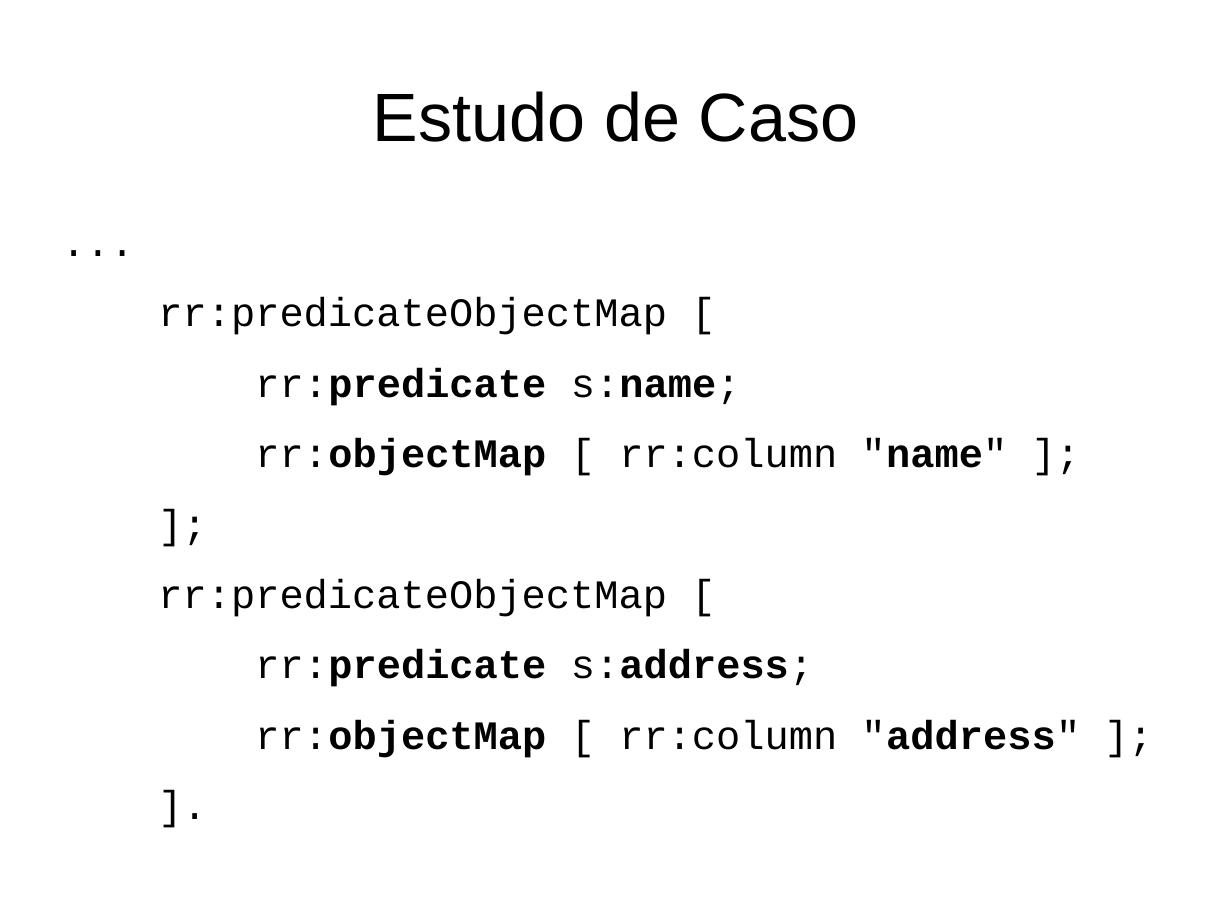
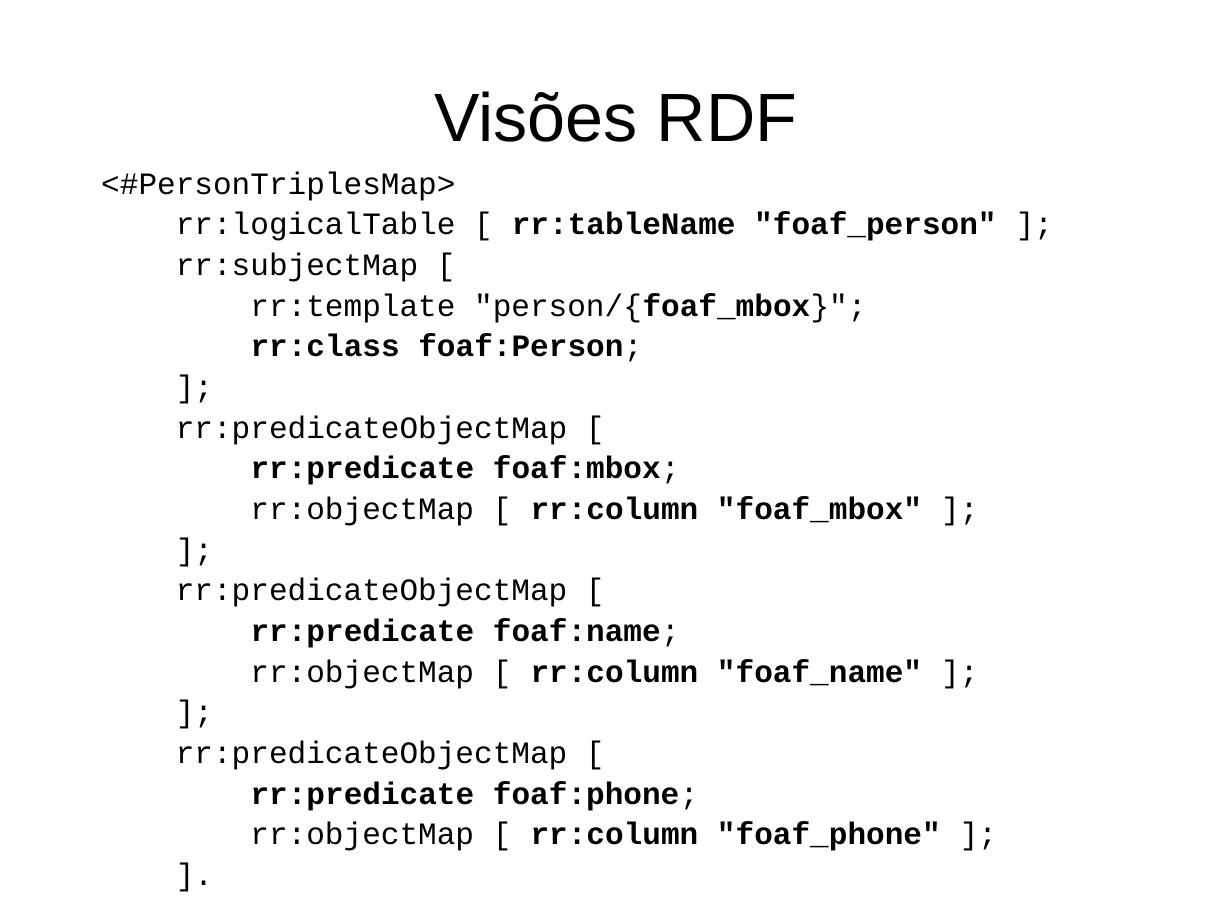
Before and after one commit to luiseufrasio/mestrado-ufc-eufrasio, a slide deck: slide 43 of docs/proposta.odp (slide 35 before the commit). Drawn at 1232x924 pixels with LibreOffice and Linux fonts; fonts in the diff are those of the drawing. Boxes give left, top, right and bottom in pixels: in the first picture for what was removed or moved away, otherwise in the second. Text is boxed around its words. In the diff, an @@ line names an element or a change of style, - is before the commit and + after.

```diff
--- a/docs/proposta.odp
+++ b/docs/proposta.odp
@@ title at bbox=[434, 91, 797, 142]: text changed @@
-Estudo de Caso
+Visões RDF
@@ text at bbox=[101, 171, 996, 362]: text changed; size 26 to 20 pt @@
-...
-rr:predicateObjectMap [
-rr:predicate s:name;
-rr:objectMap [ rr:column "name" ];
+<#PersonTriplesMap>
+rr:logicalTable [ rr:tableName "foaf_person" ];
+rr:subjectMap [
+rr:template "person/{foaf_mbox}";
+rr:class foaf:Person;
@@ text "<#PersonTriplesMap>": place and size @@
-text "<#PersonTriplesMap>" at bbox=[158, 297, 1080, 758]
+text "<#PersonTriplesMap>" at bbox=[101, 171, 996, 851]
@@ text at bbox=[176, 415, 568, 445]: size 26 to 20 pt in "];", "rr:predicateObjectMap [", "]."; line spacing 1 to 0.5 @@
@@ text at bbox=[176, 456, 941, 851]: text changed; size 26 to 20 pt @@
-rr:predicate s:address;
-rr:objectMap [ rr:column "address" ];
+rr:predicate foaf:mbox;
+rr:objectMap [ rr:column "foaf_mbox" ];
+];
+rr:predicateObjectMap [
+rr:predicate foaf:name;
+rr:objectMap [ rr:column "foaf_name" ];
+];
+rr:predicateObjectMap [
+rr:predicate foaf:phone;
+rr:objectMap [ rr:column "foaf_phone" ];
```
Also in this commit, not shown: 25 other slides changed, 42 slides added, 9 slides removed.
